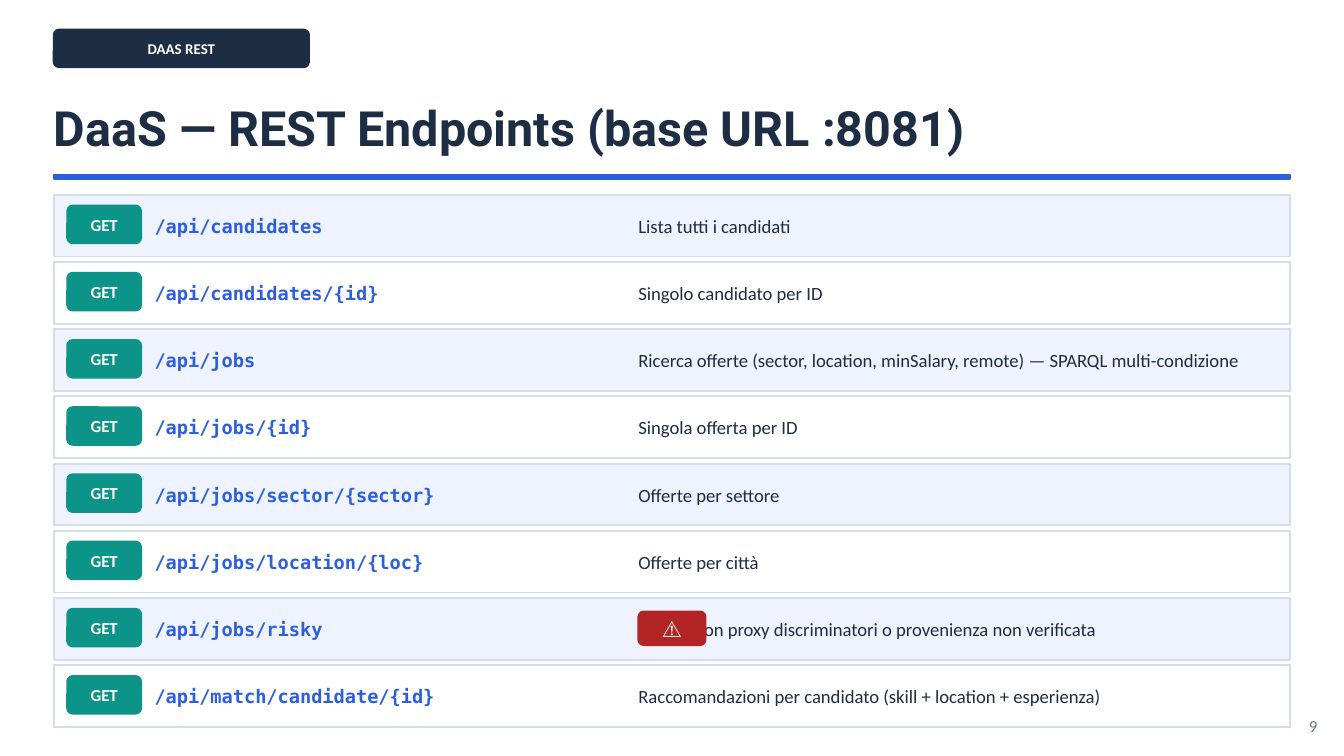
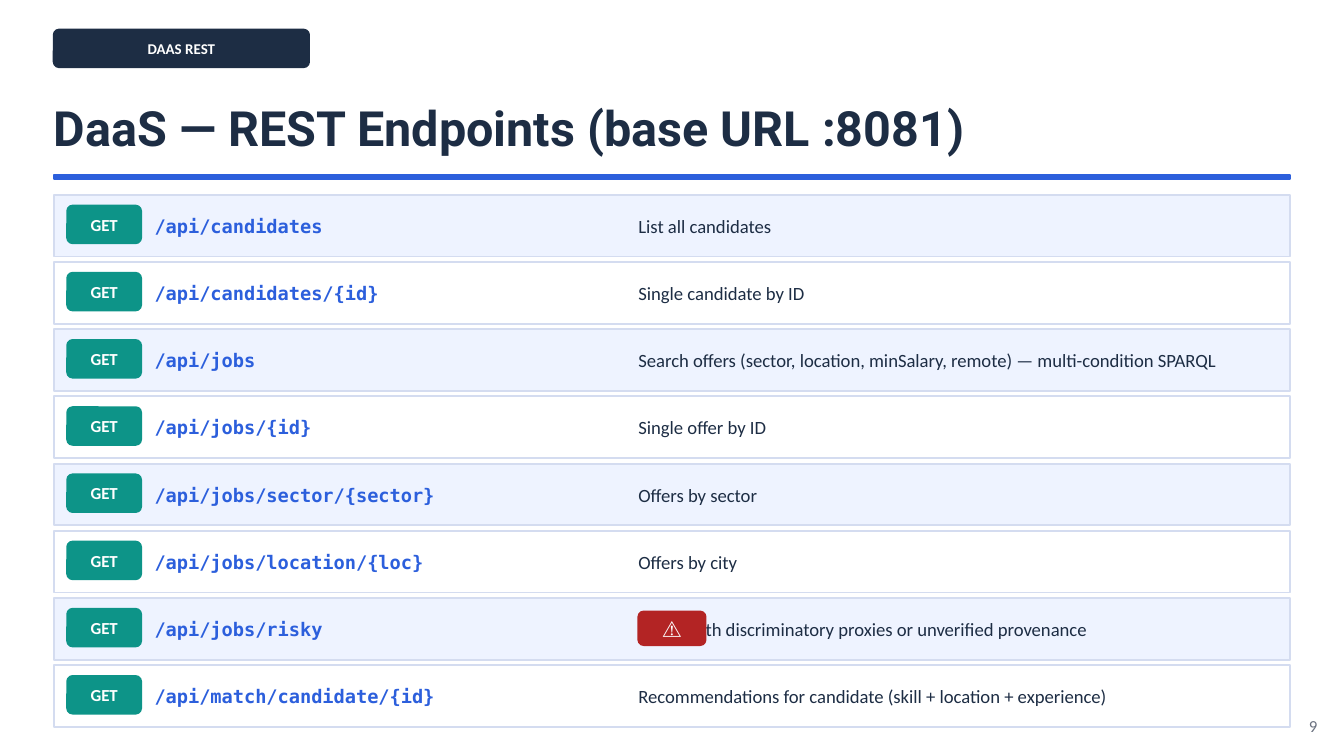
Before and after one commit to ediscota/SOSE-Homework, a slide deck: slide 9 of slides/SoSE-Employment-DaaS-EaaS.pptx. Drawn at 1344x756 pixels with LibreOffice and Linux fonts; fonts in the diff are those of the drawing. Boxes give left, top, right and bottom in pixels: in the first picture for what was removed or moved away, otherwise in the second. Text is boxed around its words. In the diff, an @@ line names an element or a change of style, - is before the commit and + after.

```diff
--- a/slides/SoSE-Employment-DaaS-EaaS.pptx
+++ b/slides/SoSE-Employment-DaaS-EaaS.pptx
@@ text at box(638, 220, 772, 233): text changed @@
-Lista tutti i candidati
+List all candidates
@@ text at box(638, 287, 804, 303): text changed @@
-Singolo candidato per ID
+Single candidate by ID
@@ text at box(638, 353, 1216, 370): text changed @@
-Ricerca offerte (sector, location, minSalary, remote) — SPARQL multi-condizione
+Search offers (sector, location, minSalary, remote) — multi-condition SPARQL
@@ text at box(638, 421, 766, 437): text changed @@
-Singola offerta per ID
+Single offer by ID
@@ text at box(638, 489, 757, 505): text changed @@
-Offerte per settore
+Offers by sector
@@ text at box(638, 556, 737, 572): text changed @@
-Offerte per città
+Offers by city
@@ text at box(688, 621, 1087, 642): text changed @@
-Offerte con proxy discriminatori o provenienza non verificata
+Offers with discriminatory proxies or unverified provenance
@@ text at box(638, 689, 1107, 706): text changed @@
-Raccomandazioni per candidato (skill + location + esperienza)
+Recommendations for candidate (skill + location + experience)
```
Also in this commit, not shown: 19 other slides changed, 2 slides added, 2 slides removed, 2 other files.
